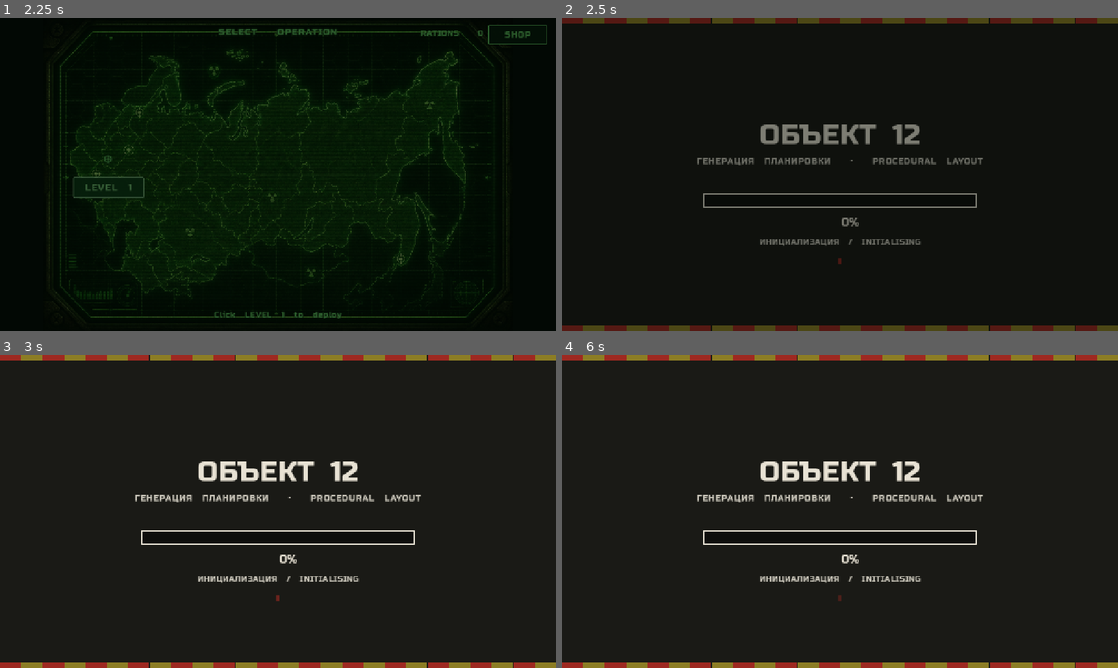
Above: before the commit, frames 1-4 (two rows, left to right).
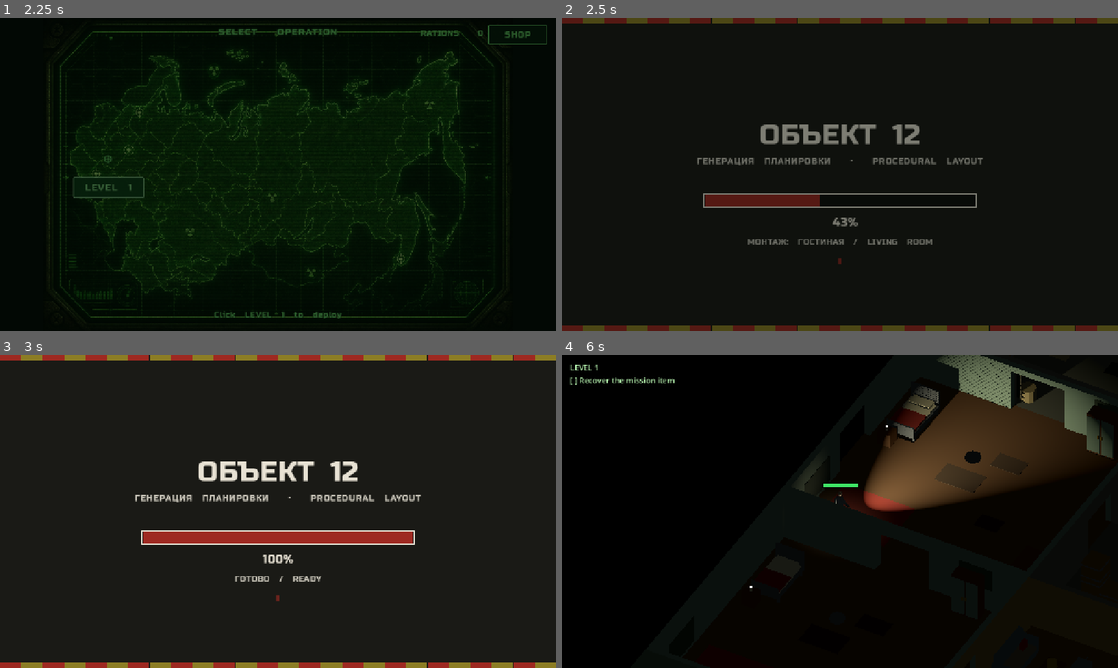
Above: after the commit, the same moments.

Repository: nhudson99/nuclear-winter
Game: Godot game, scene res://scenes/TitleScreen.tscn
Same seed, same stepped clock (60 frames per second), same inputs: the game is played once before the commit and once after it.
Inputs (mouse positions are in pixels of both pictures, inside the frame that each line leads up to):
- Up to frame 1 (2.25 s): tap Enter at 0.5 s; hold D (move_right) 0.53-1.28 s; click (278, 174) at 0.6 s; hold S (move_down) 1.28-2 s; right-click (278, 174) at 1.35 s; click (278, 174) at 1.42 s; click "LEVEL 1" at 2 s
- Up to frame 2 (2.5 s): no input
- Up to frame 3 (3 s): move the mouse to (333, 442) at 2.77 s; hold D (move_right) from 2.78 s (still down); tap E (interact) at 2.85 s
- Up to frame 4 (6 s): tap Space at 3.5 s; move the mouse to (812, 574) at 3.52 s; release D (move_right) at 3.53 s; hold W (move_up) 3.53-4.28 s; tap Ctrl (sneak) at 3.6 s; click (812, 574) at 3.67 s; move the mouse to (1006, 558) at 4.27 s; hold Shift (sprint) 4.28-5.03 s; hold A (move_left) 4.28-5.78 s; move the mouse to (673, 464) at 5.02 s; click (673, 464) at 5.1 s; move the mouse to (867, 511) at 5.77 s; hold S (move_down) from 5.78 s (still down); hold Right mouse button (flashlight) from 5.78 s (still down); click (867, 511) at 5.92 s

Frame 1 is identical in both runs. In frame 2, 1.2% of the frame differs, in the area x 25-67%, y 56-73%; in frame 3, 2.3%; in frame 4, 52%, in the area x 0-100%, y 0-100%.
Error before the commit: Parse Error: Identifier "from_cell" not declared in the current scope. (res://scripts/MapGenerator.gd:847)

Commit message:
Fix locked-door naming parse error and register new scripts
Door names used from_cell before it was declared. Commit Godot UIDs so
LevelRules and LockedDoor class_names resolve in headless smokes.

Co-authored-by: nathandhudson <nathandhudson@gmail.com>

Diff:
--- a/godot/scripts/MapGenerator.gd
+++ b/godot/scripts/MapGenerator.gd
@@ -844,9 +844,9 @@
 	container.add_child(root)
 	for spec in locks:
 		var door := LockedDoor.new()
-		door.name = "LockedDoor_%d_%d_%d" % [int(spec.get("stage", 1)), from_cell.x, from_cell.y]
 		var from_cell: Vector2i = spec["from_cell"]
 		var to_cell: Vector2i = spec["to_cell"]
+		door.name = "LockedDoor_%d_%d_%d" % [int(spec.get("stage", 1)), from_cell.x, from_cell.y]
 		var side: String = spec["side"]
 		var size := _door_size_for_side(side)
 		door.position = (cell_to_world(from_cell) + cell_to_world(to_cell)) * 0.5
Not shown, added: godot/scripts/LevelRules.gd.uid
Not shown, added: godot/scripts/LockedDoor.gd.uid
Not shown, added: godot/tools/smoke_level_progression.gd.uid
